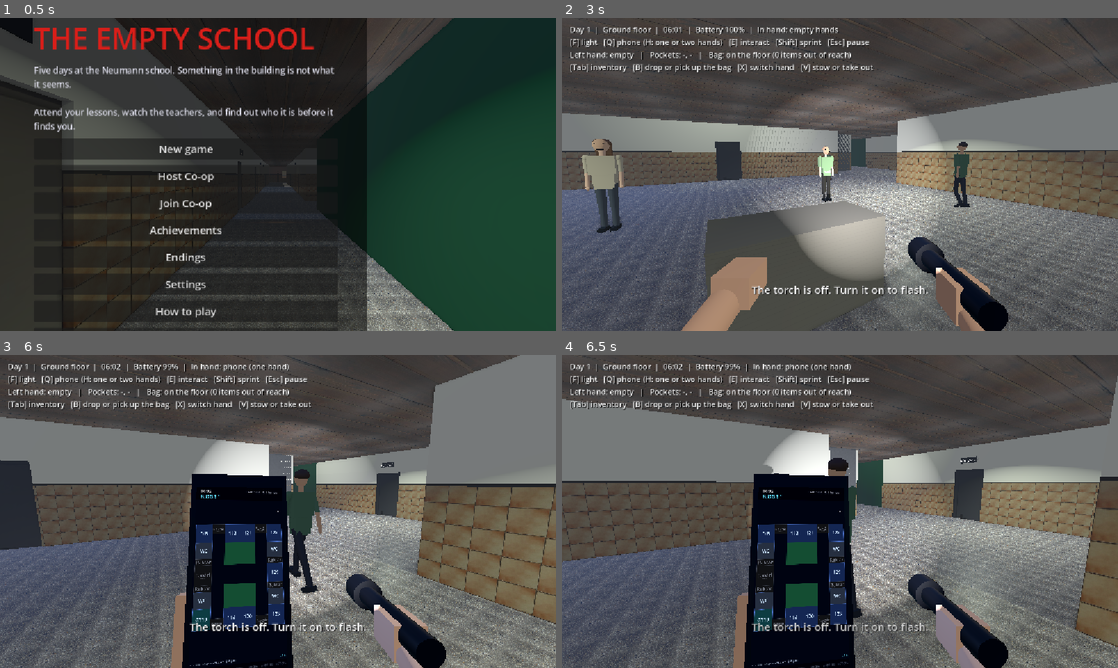
Above: before the commit, frames 1-4 (two rows, left to right).
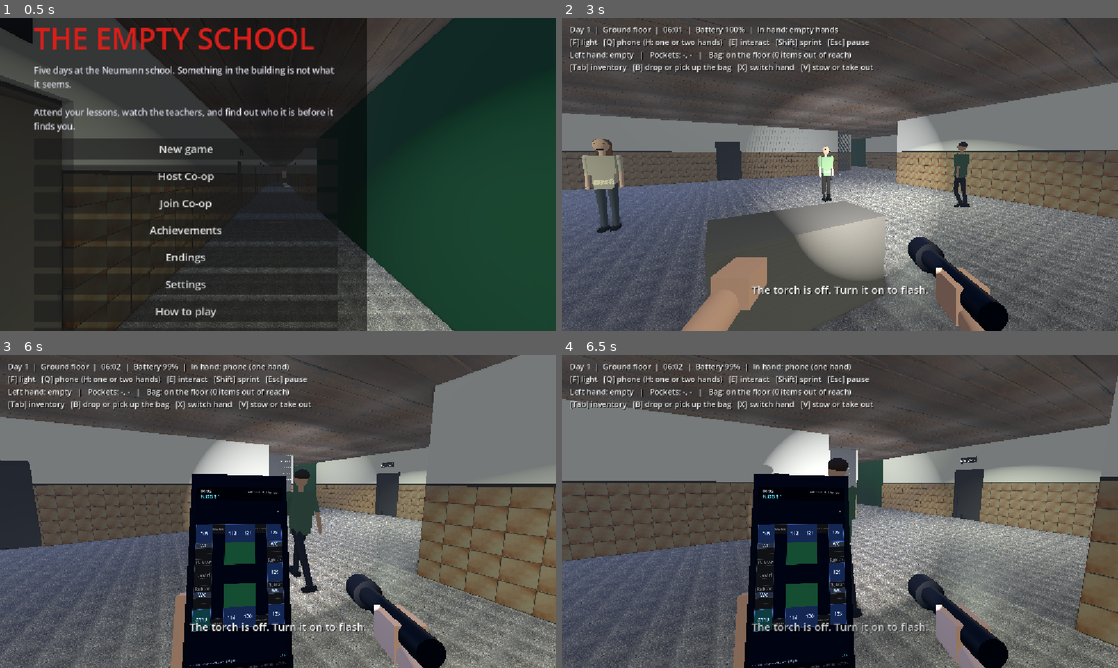
Above: after the commit, the same moments.

Repository: CsPS0/Neumann-Survival-Week
Game: Godot game, scene res://scenes/main.tscn
Two runs of this game, one before a commit and one after it. Both use one fixed random seed, a clock stepped at 60 frames per second and the inputs below.
Inputs (mouse positions are in pixels of both pictures, inside the frame that each line leads up to):
- Up to frame 1 (0.5 s): no input
- Up to frame 2 (3 s): click "New game" at 0.5 s; tap Enter at 1.25 s; move the mouse to (867, 174) at 1.27 s; hold B (bag) 1.28-2.03 s; hold W (move_forward) from 1.28 s (still down); move the mouse to (812, 174) at 2.02 s; tap T (flash) at 2.1 s; move the mouse to (851, 168) at 2.77 s; hold F (flashlight) from 2.78 s (still down)
- Up to frame 3 (6 s): keep holding W (move_forward); move the mouse to (272, 517) at 3.52 s; release F (flashlight) at 3.53 s; tap Space (hold_breath) at 3.6 s; move the mouse to (316, 514) at 4.27 s; hold E (interact) 4.28-5.03 s; move the mouse to (233, 508) at 5.02 s; tap Q (phone) at 5.1 s; move the mouse to (283, 511) at 5.77 s; hold Right (phone_floor_next) from 5.78 s (still down)
- Up to frame 4 (6.5 s): keep holding W (move_forward); keep holding Right (phone_floor_next)

Frame 1 is identical in both runs. In frame 2, 1.7% of the frame differs, in the area x 5-41%, y 32-54%; in frame 3, 0.5%; in frame 4, 0.5%.

Commit message:
Place school doors where the fire plans show the wall gaps
Upper floors: three-cell WCs and two-cell end stores with their own openings, doors moved to the plan gaps, shared doors between the end rooms, and a hall partition wall with one door gap. Ground floor: north row and room 14 doors follow the evacuation arrows.

Diff:
--- a/HORROR-GAME/scripts/floor_data.gd
+++ b/HORROR-GAME/scripts/floor_data.gd
@@ -25,8 +25,8 @@
 	"rect": Rect2(0, 0, 104, 43.8),
 	"rooms": [
 		# North row, west of the Aula.
-		["GT11-12", 0, 0, 13.1, 6.2, "S"], ["19", 13.1, 0, 17.8, 6.2, "S"], ["19/b", 17.8, 0, 21.4, 6.2, "S"],
-		["20", 21.4, 0, 25.4, 6.2, "S"], ["21", 25.4, 0, 29, 6.2, "S"],
+		["GT11-12", 0, 0, 13.1, 6.2, "S10.8"], ["19", 13.1, 0, 17.8, 6.2, "S15.5"], ["19/b", 17.8, 0, 21.4, 6.2, "S19.8"],
+		["20", 21.4, 0, 25.4, 6.2, "S23.5"], ["21", 25.4, 0, 29, 6.2, "S27.6"],
 		# North of the Aula: stores and the kitchen behind the dining hall.
 		["", 29, 0, 35.4, 6.8, "S"], ["", 35.4, 0, 42.3, 6.8, "S"], ["Konyha", 42.3, 0, 49.8, 6.8, "S"],
 		["", 49.8, 0, 56.2, 6.8, "S"],
@@ -35,7 +35,7 @@
 		["30", 76.2, 0, 79.8, 6.2, "S"], ["32", 79.8, 0, 83.5, 6.2, "S"], ["33", 83.5, 0, 96.4, 6.2, "S"],
 		["35", 96.4, 0, 104, 6.2, "S"],
 		# West wing: outer column along Kerepesi ut, then the corridor (x 8.5 to 11.5), then the inner cells.
-		["16", 0, 9.8, 8.5, 12.4, "E"], ["14", 0, 12.4, 8.5, 22.6, "E"], ["8", 0, 22.6, 8.5, 25.8, "E"],
+		["16", 0, 9.8, 8.5, 12.4, "E"], ["14", 0, 12.4, 8.5, 22.6, "E14.6"], ["8", 0, 22.6, 8.5, 25.8, "E"],
 		["GT2", 0, 25.8, 8.5, 31, "E"], ["GT1", 0, 31, 8.5, 38, "E"],
 		["5", 0, 38, 12.9, 43.8, "N10"], ["3", 12.9, 38, 19.8, 43.8, "N"], ["", 19.8, 38, 31, 43.8, "N"],
 		["Cisco", 11.5, 9.8, 15.5, 13.2, "W"], ["15", 11.5, 13.2, 15.5, 16.4, "W"], ["13", 11.5, 16.4, 15.5, 18.8, "W"],
@@ -84,41 +84,65 @@
 
 ## Upper floors, 40.6 x 43.8 m, over the middle of the building. Two roof terraces (solid blocks) sit between two long
 ## corridors that run north to south, with the stairwells on the terrace side of each corridor. A cross hall joins the
-## corridors between the terraces. Rooms: four corners, two on the middle of the west and east side, two at the north
+## corridors between the terraces, split by a wall with one door gap. Rooms: four corners, two on the middle of the west and east side, two at the north
 ## end and two at the south end, plus a WC and a store beside each terrace.
 const FIRST := {
 	"origin": Vector2(20.3, 21.9),
 	"scale": 0.8 * WORLD_SCALE,
 	"rect": Rect2(0, 0, 40.6, 43.8),
 	"rooms": [
-		# West side, from north to south.
-		["109", 0, 0, 7.5, 8.2, "E6.4"], ["WC", 0, 8.2, 7.5, 15.2, "E11.5"], ["Raktár", 0, 15.2, 7.5, 17.9, "E16.5"],
-		["Tanári", 0, 17.9, 7.5, 26.1, "E22"], ["Raktár", 0, 26.1, 7.5, 28.8, "E27.4"], ["WC", 0, 28.8, 7.5, 35.6, "E32"],
-		["GT10", 0, 35.6, 7.5, 43.8, "E37.6"],
+		# West side, from north to south. The doors sit where the fire plan shows the wall gaps.
+		["109", 0, 0, 7.5, 8.2, "E6.4"],
+		["WC", 0, 8.2, 7.5, 10.53, "E9.4"],
+		["", 0, 10.53, 7.5, 12.87, "E11.7"],
+		["", 0, 12.87, 7.5, 15.2, "E14.0"],
+		["Raktár", 0, 15.2, 7.5, 17.9, "E16.5"],
+		["Tanári", 0, 17.9, 7.5, 26.1, "E24"],
+		["Raktár", 0, 26.1, 7.5, 28.8, "E27.4"],
+		["WC", 0, 28.8, 7.5, 31.07, "E29.9"],
+		["", 0, 31.07, 7.5, 33.33, "E32.2"],
+		["", 0, 33.33, 7.5, 35.6, "E34.5"],
+		["GT10", 0, 35.6, 7.5, 43.8, "E37"],
 		# East side, from north to south.
-		["125", 33.1, 0, 40.6, 8.2, "W6.4"], ["WC", 33.1, 8.2, 40.6, 15.2, "W11.5"], ["Raktár", 33.1, 15.2, 40.6, 17.9, "W16.5"],
-		["129", 33.1, 17.9, 40.6, 26.1, "W22"], ["Raktár", 33.1, 26.1, 40.6, 28.8, "W27.4"], ["WC", 33.1, 28.8, 40.6, 35.6, "W32"],
-		["133", 33.1, 35.6, 40.6, 43.8, "W37.6"],
-		# North and south ends, between the corridors.
-		["113", 13.1, 0, 20.3, 8.2, "W6.4"], ["121", 20.3, 0, 27.5, 8.2, "E6.4"],
-		["114", 13.1, 35.6, 20.3, 43.8, "W37.6"], ["120", 20.3, 35.6, 27.5, 43.8, "E37.6"],
-		# Stores closing the corridors at both ends.
-		["Raktár", 7.5, 0, 13.1, 4.2, "S10.3"], ["Raktár", 27.5, 0, 33.1, 4.2, "S30.3"],
-		["Raktár", 7.5, 39.6, 13.1, 43.8, "N10.3"], ["Raktár", 27.5, 39.6, 33.1, 43.8, "N30.3"],
+		["125", 33.1, 0, 40.6, 8.2, "W7"],
+		["WC", 33.1, 8.2, 40.6, 10.53, "W9.4"],
+		["", 33.1, 10.53, 40.6, 12.87, "W11.7"],
+		["", 33.1, 12.87, 40.6, 15.2, "W14.0"],
+		["Raktár", 33.1, 15.2, 40.6, 17.9, "W16.5"],
+		["129", 33.1, 17.9, 40.6, 26.1, "W19.4"],
+		["Raktár", 33.1, 26.1, 40.6, 28.8, "W27.4"],
+		["WC", 33.1, 28.8, 40.6, 31.07, "W29.9"],
+		["", 33.1, 31.07, 40.6, 33.33, "W32.2"],
+		["", 33.1, 33.33, 40.6, 35.6, "W34.5"],
+		["133", 33.1, 35.6, 40.6, 43.8, "W36.3"],
+		# North and south ends, between the corridors. Each pair shares a door in the wall between them.
+		["113", 13.1, 0, 20.3, 8.2, "W6.5 E6.7"],
+		["121", 20.3, 0, 27.5, 8.2, "E6.8 w6.7"],
+		["114", 13.1, 35.6, 20.3, 43.8, "W37 E39.2"],
+		["120", 20.3, 35.6, 27.5, 43.8, "E36.6 w39.2"],
+		# Two-cell stores closing the corridors at both ends.
+		["Raktár", 7.5, 0, 10.3, 4.2, "S8.7"],
+		["Raktár", 10.3, 0, 13.1, 4.2, "S11.6"],
+		["Raktár", 27.5, 0, 30.3, 4.2, "S28.2"],
+		["Raktár", 30.3, 0, 33.1, 4.2, "S31.9"],
+		["Raktár", 7.5, 39.6, 10.3, 43.8, "N8.7"],
+		["Raktár", 10.3, 39.6, 13.1, 43.8, "N12.3"],
+		["Raktár", 27.5, 39.6, 30.3, 43.8, "N28.7"],
+		["Raktár", 30.3, 39.6, 33.1, 43.8, "N32.5"],
 	],
 	"solids": [[13.1, 8.2, 27.5, 17.9], [13.1, 26.1, 27.5, 35.6]],
-	"end_walls": [],
+	"end_walls": [[20.3, 17.9, 20.3, 20.5], [20.3, 22.5, 20.3, 26.1]],
 	"lights": [
 		Vector2(9.4, 7), Vector2(9.4, 16), Vector2(9.4, 30), Vector2(9.4, 38), Vector2(31.2, 7), Vector2(31.2, 16),
-		Vector2(31.2, 30), Vector2(31.2, 38), Vector2(20.3, 22),
+		Vector2(31.2, 30), Vector2(31.2, 38), Vector2(20.3, 21.5),
 	],
 	"corridors": [
 		[Vector2(9.4, 5.5), Vector2(9.4, 38.5)],
 		[Vector2(31.2, 5.5), Vector2(31.2, 38.5)],
-		[Vector2(9.4, 22), Vector2(31.2, 22)],
+		[Vector2(9.4, 21.5), Vector2(31.2, 21.5)],
 	],
 	"patrol": [
-		Vector2(9.4, 8), Vector2(20.3, 22), Vector2(31.2, 8), Vector2(31.2, 36), Vector2(20.3, 22), Vector2(9.4, 36),
+		Vector2(9.4, 8), Vector2(20.3, 21.5), Vector2(31.2, 8), Vector2(31.2, 36), Vector2(20.3, 21.5), Vector2(9.4, 36),
 	],
 }
 
@@ -127,30 +151,58 @@
 	"scale": 0.8 * WORLD_SCALE,
 	"rect": Rect2(0, 0, 40.6, 43.8),
 	"rooms": [
-		["GT9", 0, 0, 7.5, 8.2, "E6.4"], ["WC", 0, 8.2, 7.5, 15.2, "E11.5"], ["Raktár", 0, 15.2, 7.5, 17.9, "E16.5"],
-		["205", 0, 17.9, 7.5, 26.1, "E22"], ["Raktár", 0, 26.1, 7.5, 28.8, "E27.4"], ["WC", 0, 28.8, 7.5, 35.6, "E32"],
-		["GT5", 0, 35.6, 7.5, 43.8, "E37.6"],
-		["225", 33.1, 0, 40.6, 8.2, "W6.4"], ["WC", 33.1, 8.2, 40.6, 15.2, "W11.5"], ["Raktár", 33.1, 15.2, 40.6, 17.9, "W16.5"],
-		["229", 33.1, 17.9, 40.6, 26.1, "W22"], ["Raktár", 33.1, 26.1, 40.6, 28.8, "W27.4"], ["WC", 33.1, 28.8, 40.6, 35.6, "W32"],
-		["233", 33.1, 35.6, 40.6, 43.8, "W37.6"],
-		["GT7", 13.1, 0, 20.3, 8.2, "W6.4"], ["GT8", 20.3, 0, 27.5, 8.2, "E6.4"],
-		["GT6", 13.1, 35.6, 20.3, 43.8, "W37.6"], ["Tanári", 20.3, 35.6, 27.5, 43.8, "E37.6"],
-		["Raktár", 7.5, 0, 13.1, 4.2, "S10.3"], ["Raktár", 27.5, 0, 33.1, 4.2, "S30.3"],
-		["Raktár", 7.5, 39.6, 13.1, 43.8, "N10.3"], ["Raktár", 27.5, 39.6, 33.1, 43.8, "N30.3"],
+		# West side, from north to south. The doors sit where the fire plan shows the wall gaps.
+		["GT9", 0, 0, 7.5, 8.2, "E6.4"],
+		["WC", 0, 8.2, 7.5, 10.53, "E9.4"],
+		["", 0, 10.53, 7.5, 12.87, "E11.7"],
+		["", 0, 12.87, 7.5, 15.2, "E14.0"],
+		["Raktár", 0, 15.2, 7.5, 17.9, "E16.5"],
+		["205", 0, 17.9, 7.5, 26.1, "E24"],
+		["Raktár", 0, 26.1, 7.5, 28.8, "E27.4"],
+		["WC", 0, 28.8, 7.5, 31.07, "E29.9"],
+		["", 0, 31.07, 7.5, 33.33, "E32.2"],
+		["", 0, 33.33, 7.5, 35.6, "E34.5"],
+		["GT5", 0, 35.6, 7.5, 43.8, "E37"],
+		# East side, from north to south.
+		["225", 33.1, 0, 40.6, 8.2, "W7"],
+		["WC", 33.1, 8.2, 40.6, 10.53, "W9.4"],
+		["", 33.1, 10.53, 40.6, 12.87, "W11.7"],
+		["", 33.1, 12.87, 40.6, 15.2, "W14.0"],
+		["Raktár", 33.1, 15.2, 40.6, 17.9, "W16.5"],
+		["229", 33.1, 17.9, 40.6, 26.1, "W19.4"],
+		["Raktár", 33.1, 26.1, 40.6, 28.8, "W27.4"],
+		["WC", 33.1, 28.8, 40.6, 31.07, "W29.9"],
+		["", 33.1, 31.07, 40.6, 33.33, "W32.2"],
+		["", 33.1, 33.33, 40.6, 35.6, "W34.5"],
+		["233", 33.1, 35.6, 40.6, 43.8, "W36.3"],
+		# North and south ends, between the corridors. Each pair shares a door in the wall between them.
+		["GT7", 13.1, 0, 20.3, 8.2, "W6.5 E6.7"],
+		["GT8", 20.3, 0, 27.5, 8.2, "E6.8 w6.7"],
+		["GT6", 13.1, 35.6, 20.3, 43.8, "W37 E39.2"],
+		["Tanári", 20.3, 35.6, 27.5, 43.8, "E36.6 w39.2"],
+		# Two-cell stores closing the corridors at both ends.
+		["Raktár", 7.5, 0, 10.3, 4.2, "S8.7"],
+		["Raktár", 10.3, 0, 13.1, 4.2, "S11.6"],
+		["Raktár", 27.5, 0, 30.3, 4.2, "S28.2"],
+		["Raktár", 30.3, 0, 33.1, 4.2, "S31.9"],
+		["Raktár", 7.5, 39.6, 10.3, 43.8, "N8.7"],
+		["Raktár", 10.3, 39.6, 13.1, 43.8, "N12.3"],
+		["Raktár", 27.5, 39.6, 30.3, 43.8, "N28.7"],
+		["Raktár", 30.3, 39.6, 33.1, 43.8, "N32.5"],
 	],
 	"solids": [[13.1, 8.2, 27.5, 17.9], [13.1, 26.1, 27.5, 35.6]],
-	"end_walls": [],
+	"end_walls": [[20.3, 17.9, 20.3, 20.5], [20.3, 22.5, 20.3, 26.1]],
 	"lights": [
 		Vector2(9.4, 7), Vector2(9.4, 16), Vector2(9.4, 30), Vector2(9.4, 38), Vector2(31.2, 7), Vector2(31.2, 16),
-		Vector2(31.2, 30), Vector2(31.2, 38), Vector2(20.3, 22),
+		Vector2(31.2, 30), Vector2(31.2, 38), Vector2(20.3, 21.5),
 	],
 	"corridors": [
 		[Vector2(9.4, 5.5), Vector2(9.4, 38.5)],
 		[Vector2(31.2, 5.5), Vector2(31.2, 38.5)],
-		[Vector2(9.4, 22), Vector2(31.2, 22)],
+		[Vector2(9.4, 21.5), Vector2(31.2, 21.5)],
 	],
 	"patrol": [
-		Vector2(9.4, 8), Vector2(20.3, 22), Vector2(31.2, 8), Vector2(31.2, 36), Vector2(20.3, 22), Vector2(9.4, 36),
+		Vector2(9.4, 8), Vector2(20.3, 21.5), Vector2(31.2, 8), Vector2(31.2, 36), Vector2(20.3, 21.5), Vector2(9.4, 36),
 	],
 }
 
--- a/HORROR-GAME/scripts/main.gd
+++ b/HORROR-GAME/scripts/main.gd
@@ -84,14 +84,14 @@
 
 ## id, name, floor, shirt colour, routine waypoints (plan units of that floor).
 const TEACHERS := [
-	["karpati", "Kárpáti Lajos", 1, Color(0.25, 0.3, 0.55), [Vector2(9.4, 10), Vector2(20.3, 22), Vector2(31.2, 10), Vector2(20.3, 24)]],
+	["karpati", "Kárpáti Lajos", 1, Color(0.25, 0.3, 0.55), [Vector2(9.4, 10), Vector2(20.3, 21.5), Vector2(31.2, 10), Vector2(17.0, 24)]],
 	["szentgyorgyi", "Dr. Szentgyörgyi Aranka", 1, Color(0.5, 0.25, 0.45), [Vector2(31.2, 10), Vector2(31.2, 22), Vector2(31.2, 36)]],
 	["halmos", "Halmos Ervin", 0, Color(0.3, 0.45, 0.45), [Vector2(47.5, 24), Vector2(47.5, 36), Vector2(54, 36.6)]],
 	["voros", "Vörös Ildikó", 0, Color(0.55, 0.25, 0.3), [Vector2(10, 26), Vector2(10, 8), Vector2(26, 8)]],
-	["pasztor", "Pásztor Margit", 1, Color(0.25, 0.5, 0.35), [Vector2(31.2, 36), Vector2(20.3, 22), Vector2(9.4, 36)]],
+	["pasztor", "Pásztor Margit", 1, Color(0.25, 0.5, 0.35), [Vector2(31.2, 36), Vector2(20.3, 21.5), Vector2(9.4, 36)]],
 	["onodi", "Ónodi Bence", 0, Color(0.4, 0.4, 0.2), [Vector2(20, 36.6), Vector2(30, 36.6), Vector2(10, 24)]],
-	["fekete", "Fekete Zsombor", 2, Color(0.3, 0.3, 0.5), [Vector2(9.4, 10), Vector2(20.3, 22), Vector2(31.2, 10)]],
-	["lazar", "Lázár Tivadar", 2, Color(0.2, 0.2, 0.22), [Vector2(9.4, 36), Vector2(9.4, 22), Vector2(20.3, 24)]],
+	["fekete", "Fekete Zsombor", 2, Color(0.3, 0.3, 0.5), [Vector2(9.4, 10), Vector2(20.3, 21.5), Vector2(31.2, 10)]],
+	["lazar", "Lázár Tivadar", 2, Color(0.2, 0.2, 0.22), [Vector2(9.4, 36), Vector2(9.4, 22), Vector2(17.0, 24)]],
 ]
 
 @onready var player := $Player
